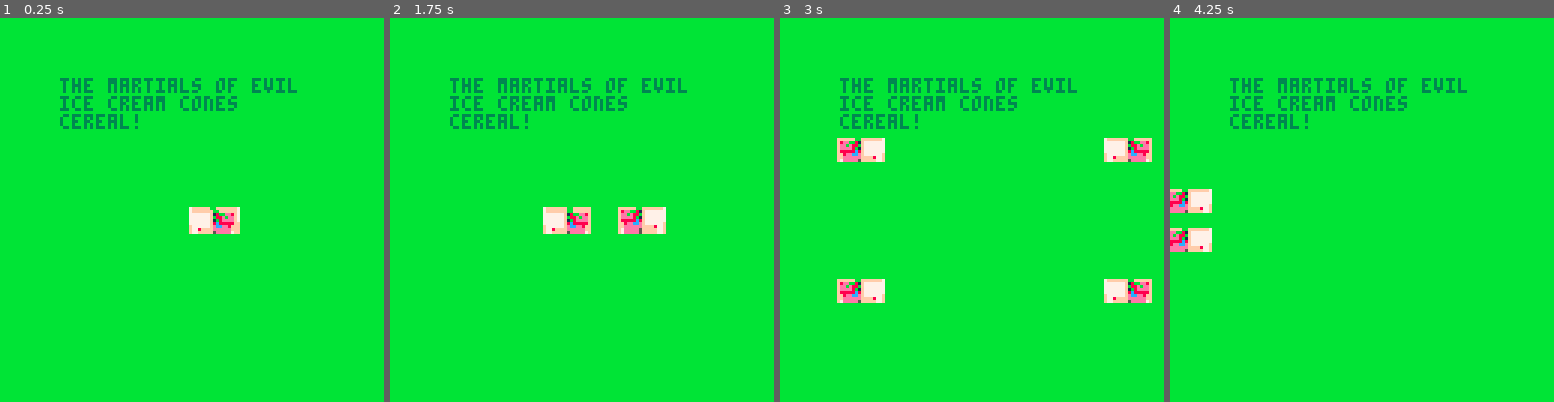
Above: before the commit, frames 1-4 (left to right).
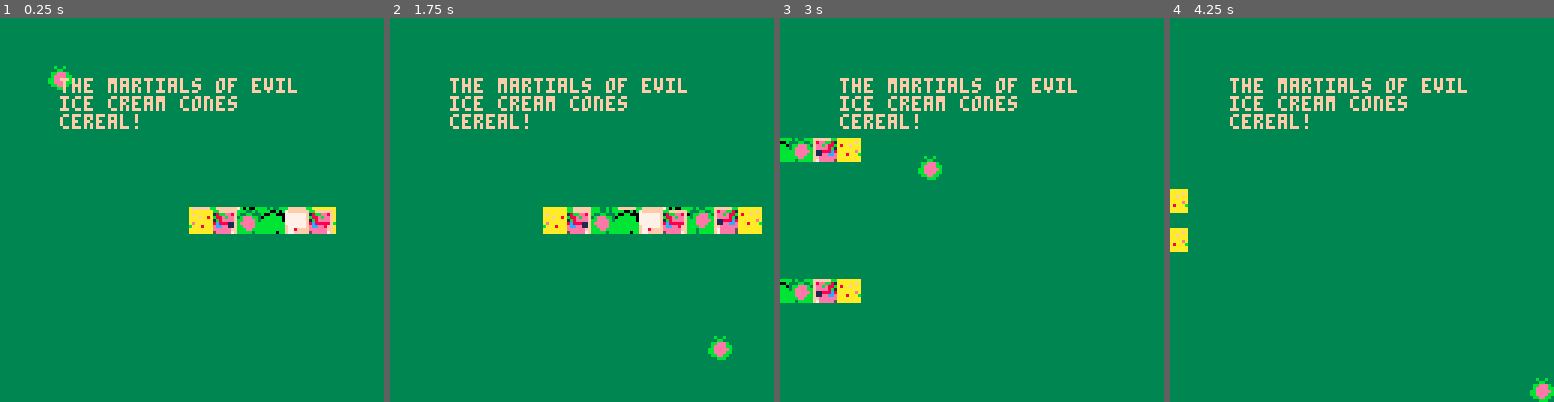
Above: after the commit, the same moments.

Repository: sealgair/pico-everett
Game: PICO-8 cartridge game.p8
Two runs of this game, one before a commit and one after it. Both use one fixed random seed, a clock stepped at 60 frames per second and the inputs below.
Inputs:
- Up to frame 1 (0.25 s): no input
- Up to frame 2 (1.75 s): hold Right from 1.6 s (still down)
- Up to frame 3 (3 s): release Right at 2.1 s; hold Up 2.15-2.42 s; hold Right from 2.47 s (still down)
- Up to frame 4 (4.25 s): release Right at 3.03 s; hold Left 3.08-3.58 s; hold Down 3.63-3.97 s; hold Right from 4.02 s (still down)

The runs differ from the first frame. In frame 1, 99% of the frame differs, in the area x 0-100%, y 0-100%; in frame 2, 98%; in frame 3, 99%; in frame 4, 100%.

Commit message:
add a flying watermelon

Diff:
--- a/game.p8
+++ b/game.p8
@@ -1,48 +1,60 @@
 pico-8 cartridge // http://www.pico-8.com
 version 8
 __lua__
-x=64 y=64
-s=3
+p={x=64, y=64, s=3, l=6}
+w={x=0, y=0, s=2}
 function _update()
- if btn(0) then x-=s end
- if btn(1) then x+=s end
- if btn(2) then y-=s end
- if btn(3) then y+=s end
- if x>127 then x=-8 end
- if x<-8 then x=127 end
- if y>127 then y=-8 end
- if y<-8 then y=127 end
+ if btn(0) then p.x-=p.s end
+ if btn(1) then p.x+=p.s end
+ if btn(2) then p.y-=p.s end
+ if btn(3) then p.y+=p.s end
+ if p.x>127 then p.x=-p.l*8 end
+ if p.x<-p.l*8 then p.x=127 end
+ if p.y>127 then p.y=-p.l*8 end
+ if p.y<-p.l*8 then p.y=127 end
+
+ w.x+=w.s
+ if w.x>127 then w.x=-8 end
+ w.y+=w.s
+ if w.y>127 then w.y=-8 end
 end
 
 function _draw()
- rectfill(0,0,127,127,11)
- spr(1,x,y,2,1)
- spr(1,127-x,127-y,2,1,1)
- spr(1,x,127-y,2,1)
- spr(1,127-x,y,2,1,1)
+ rectfill(0,0,127,127,3)
+
+ --draw trains
+ palt(0, false)
+ spr(1,p.x,p.y,p.l,1)
+ spr(1,127-p.x,127-p.y,p.l,1,1)
+ spr(1,p.x,127-p.y,p.l,1)
+ spr(1,127-p.x,p.y,p.l,1,1)
+ palt()
+ --draw watermelon
+ spr(16,w.x,w.y)
+
  cursor(20,20)
- color(3)
+ color(15)
  print("the martials of evil")
  print("ice cream cones")
  print("cereal!")
 end
 __gfx__
-00000000ffffffbbfffffff700000000000000000000000000000000000000000000000000000000000000000000000000000000000000000000000000000000
-00000000f8eebb81f777777700000000000000000000000000000000000000000000000000000000000000000000000000000000000000000000000000000000
-00700700feebe88bf777777700000000000000000000000000000000000000000000000000000000000000000000000000000000000000000000000000000000
-00077000feeee8b1f777777700000000000000000000000000000000000000000000000000000000000000000000000000000000000000000000000000000000
-00077000f88888c8f777777700000000000000000000000000000000000000000000000000000000000000000000000000000000000000000000000000000000
-00700700ff8eeccef777777f00000000000000000000000000000000000000000000000000000000000000000000000000000000000000000000000000000000
-00000000ffeeeeeeffff877f00000000000000000000000000000000000000000000000000000000000000000000000000000000000000000000000000000000
-00000000f7eeeee5fffff77f00000000000000000000000000000000000000000000000000000000000000000000000000000000000000000000000000000000
-00000000000000000000000000000000000000000000000000000000000000000000000000000000000000000000000000000000000000000000000000000000
-00000000000000000000000000000000000000000000000000000000000000000000000000000000000000000000000000000000000000000000000000000000
-00000000000000000000000000000000000000000000000000000000000000000000000000000000000000000000000000000000000000000000000000000000
-00000000000000000000000000000000000000000000000000000000000000000000000000000000000000000000000000000000000000000000000000000000
-00000000000000000000000000000000000000000000000000000000000000000000000000000000000000000000000000000000000000000000000000000000
-00000000000000000000000000000000000000000000000000000000000000000000000000000000000000000000000000000000000000000000000000000000
-00000000000000000000000000000000000000000000000000000000000000000000000000000000000000000000000000000000000000000000000000000000
-00000000000000000000000000000000000000000000000000000000000000000000000000000000000000000000000000000000000000000000000000000000
+00000000ffffffbbfffffff7b0b00bbbb3b33bbbffffffbbaaaaaaaa000000000000000000000000000000000000000000000000000000000000000000000000
+00000000f8eebb81f7777777000bb00b333bb33bf8eebb81aaaaaafa000000000000000000000000000000000000000000000000000000000000000000000000
+00700700feebe88bf77777770bbbbbb03bbeeeb3feebe88ba8aafaaa000000000000000000000000000000000000000000000000000000000000000000000000
+00077000feeee8b1f77777770bbbbbbb3beeeebbfeeee8b1aaaaaaaa000000000000000000000000000000000000000000000000000000000000000000000000
+00077000f88888c8f7777777bbbbbbbbbbeeeeebf11888c8aaaaaaea000000000000000000000000000000000000000000000000000000000000000000000000
+00700700ff8eeccef777777fbbbbbbbbbbeeeebbf11eecceaaa8aaab000000000000000000000000000000000000000000000000000000000000000000000000
+00000000ffeeeeeeffff877fbbbbbbbbbbbeebbbffeeeeeeaaaaaaaa000000000000000000000000000000000000000000000000000000000000000000000000
+00000000f7eeeee5fffff77fbb0bbbbbbb3bbbbbf7eeeee5aaaaaaaa000000000000000000000000000000000000000000000000000000000000000000000000
+00b33b00000000000000000000000000000000000000000000000000000000000000000000000000000000000000000000000000000000000000000000000000
+033bb330000000000000000000000000000000000000000000000000000000000000000000000000000000000000000000000000000000000000000000000000
+3bbeeeb3000000000000000000000000000000000000000000000000000000000000000000000000000000000000000000000000000000000000000000000000
+3beeeebb000000000000000000000000000000000000000000000000000000000000000000000000000000000000000000000000000000000000000000000000
+bbeeeeeb000000000000000000000000000000000000000000000000000000000000000000000000000000000000000000000000000000000000000000000000
+bbeeeebb000000000000000000000000000000000000000000000000000000000000000000000000000000000000000000000000000000000000000000000000
+0bbeebb0000000000000000000000000000000000000000000000000000000000000000000000000000000000000000000000000000000000000000000000000
+003bbb00000000000000000000000000000000000000000000000000000000000000000000000000000000000000000000000000000000000000000000000000
 00000000000000000000000000000000000000000000000000000000000000000000000000000000000000000000000000000000000000000000000000000000
 00000000000000000000000000000000000000000000000000000000000000000000000000000000000000000000000000000000000000000000000000000000
 00000000000000000000000000000000000000000000000000000000000000000000000000000000000000000000000000000000000000000000000000000000
@@ -162,162 +174,162 @@
 0000000000000000000000010000000000000000000000000000000000000000000000000000000000000000000000000000000000000000000000000000000000000000000000000000000000000000000000000000000000000000000000000000000000000000000000000000000000000000000000000000000000000000
 0000000000000000000000000000000000000000000000000000000000000000000000000000000000000000000000000000000000000000000000000000000000000000000000000000000000000000000000000000000000000000000000000000000000000000000000000000000000000000000000000000000000000000
 0000000000000000000000000000000000000000000000000000000000000000000000000000000000000000000000000000000000000000000000000000000000000000000000000000000000000000000000000000000000000000000000000000000000000000000000000000000000000000000000000000000000000000
-0000000000000000000000000000000000000000000000000000000000000000000000000000000000000000000000000000000000000000000000000000000000000000000000000000000000000000000000000000000000000000000000000000000000000000000000000000000000000000000000000000000000000000
-0000000000000000000000000000000000000000000000000000000000000000000000000000000000000000000000000000000000000000000000000000000000000000000000000000000000000000000000000000000000000000000000000000000000000000000000000000000000000000000000000000000000000000
-0000000000000000000000000000000000000000000000000000000000000000000000000000000000000000000000000000000000000000000000000000000000000000000000000000000000000000000000000000000000000000000000000000000000000000000000000000000000000000000000000000000000000000
-0000000000000000000000000000000000000000000000000000000000000000000000000000000000000000000000000000000000000000000000000000000000000000000000000000000000000000000000000000000000000000000000000000000000000000000000000000000000000000000000000000000000000000
-0000000000000000000000000000000000000000000000000000000000000000000000000000000000000000000000000000000000000000000000000000000000000000000000000000000000000000000000000000000000000000000000000000000000000000000000000000000000000000000000000000000000000000
-0000000000000000000000000000000000000000000000000000000000000000000000000000000000000000000000000000000000000000000000000000000000000000000000000000000000000000000000000000000000000000000000000000000000000000000000000000000000000000000000000000000000000000
-0000000000000000000000000000000000000000000000000000000000000000000000000000000000000000000000000000000000000000000000000000000000000000000000000000000000000000000000000000000000000000000000000000000000000000000000000000000000000000000000000000000000000000
-0000000000000000000000000000000000000000000000000000000000000000000000000000000000000000000000000000000000000000000000000000000000000000000000000000000000000000000000000000000000000000000000000000000000000000000000000000000000000000000000000000000000000000
-0000000000000000000000000000000000000000000000000000000000000000000000000000000000000000000000000000000000000000000000000000000000000000000000000000000000000000000000000000000000000000000000000000000000000000000000000000000000000000000000000000000000000000
-0000000000000000000000000000000000000000000000000000000000000000000000000000000000000000000000000000000000000000000000000000000000000000000000000000000000000000000000000000000000000000000000000000000000000000000000000000000000000000000000000000000000000000
-0000000000000000000000000000000000000000000000000000000000000000000000000000000000000000000000000000000000000000000000000000000000000000000000000000000000000000000000000000000000000000000000000000000000000000000000000000000000000000000000000000000000000000
-0000000000000000000000000000000000000000000000000000000000000000000000000000000000000000000000000000000000000000000000000000000000000000000000000000000000000000000000000000000000000000000000000000000000000000000000000000000000000000000000000000000000000000
-0000000000000000000000000000000000000000000000000000000000000000000000000000000000000000000000000000000000000000000000000000000000000000000000000000000000000000000000000000000000000000000000000000000000000000000000000000000000000000000000000000000000000000
-0000000000000000000000000000000000000000000000000000000000000000000000000000000000000000000000000000000000000000000000000000000000000000000000000000000000000000000000000000000000000000000000000000000000000000000000000000000000000000000000000000000000000000
-0000000000000000000000000000000000000000000000000000000000000000000000000000000000000000000000000000000000000000000000000000000000000000000000000000000000000000000000000000000000000000000000000000000000000000000000000000000000000000000000000000000000000000
-0000000000000000000000000000000000000000000000000000000000000000000000000000000000000000000000000000000000000000000000000000000000000000000000000000000000000000000000000000000000000000000000000000000000000000000000000000000000000000000000000000000000000000
-0000000000000000000000000000000000000000000000000000000000000000000000000000000000000000000000000000000000000000000000000000000000000000000000000000000000000000000000000000000000000000000000000000000000000000000000000000000000000000000000000000000000000000
-0000000000000000000000000000000000000000000000000000000000000000000000000000000000000000000000000000000000000000000000000000000000000000000000000000000000000000000000000000000000000000000000000000000000000000000000000000000000000000000000000000000000000000
-0000000000000000000000000000000000000000000000000000000000000000000000000000000000000000000000000000000000000000000000000000000000000000000000000000000000000000000000000000000000000000000000000000000000000000000000000000000000000000000000000000000000000000
-0000000000000000000000000000000000000000000000000000000000000000000000000000000000000000000000000000000000000000000000000000000000000000000000000000000000000000000000000000000000000000000000000000000000000000000000000000000000000000000000000000000000000000
-0000000000000000000000000000000000000000000000000000000000000000000000000000000000000000000000000000000000000000000000000000000000000000000000000000000000000000000000000000000000000000000000000000000000000000000000000000000000000000000000000000000000000000
-0000000000000000000000000000000000000000000000000000000000000000000000000000000000000000000000000000000000000000000000000000000000000000000000000000000000000000000000000000000000000000000000000000000000000000000000000000000000000000000000000000000000000000
-0000000000000000000000000000000000000000000000000000000000000000000000000000000000000000000000000000000000000000000000000000000000000000000000000000000000000000000000000000000000000000000000000000000000000000000000000000000000000000000000000000000000000000
-0000000000000000000000000000000000000000000000000000000000000000000000000000000000000000000000000000000000000000000000000000000000000000000000000000000000000000000000000000000000000000000000000000000000000000000000000000000000000000000000000000000000000000
-0000000000000000000000000000000000000000000000000000000000000000000000000000000000000000000000000000000000000000000000000000000000000000000000000000000000000000000000000000000000000000000000000000000000000000000000000000000000000000000000000000000000000000
-0000000000000000000000000000000000000000000000000000000000000000000000000000000000000000000000000000000000000000000000000000000000000000000000000000000000000000000000000000000000000000000000000000000000000000000000000000000000000000000000000000000000000000
-0000000000000000000000000000000000000000000000000000000000000000000000000000000000000000000000000000000000000000000000000000000000000000000000000000000000000000000000000000000000000000000000000000000000000000000000000000000000000000000000000000000000000000
-0000000000000000000000000000000000000000000000000000000000000000000000000000000000000000000000000000000000000000000000000000000000000000000000000000000000000000000000000000000000000000000000000000000000000000000000000000000000000000000000000000000000000000
-0000000000000000000000000000000000000000000000000000000000000000000000000000000000000000000000000000000000000000000000000000000000000000000000000000000000000000000000000000000000000000000000000000000000000000000000000000000000000000000000000000000000000000
-…(130 lines of a section not shown)…
+0000000000010000000000000000000000000000000000000000000000000000000000000000000000000000000000000000000000000000000000000000000000000000000000000000000000000000000000000000000000000000000000000000000000000000000000000000000000000000000000000000000000000000
+0000000000010000000000000000000000000000000000000000000000000000000000000000000000000000000000000000000000000000000000000000000000000000000000000000000000000000000000000000000000000000000000000000000000000000000000000000000000000000000000000000000000000000
+0000000000010000000000000000000000000000000000000000000000000000000000000000000000000000000000000000000000000000000000000000000000000000000000000000000000000000000000000000000000000000000000000000000000000000000000000000000000000000000000000000000000000000
+0003030300010101000000000000000000000000000000000000000000000000000000000000000000000000000000000000000000000000000000000000000000000000000000000000000000000000000000000000000000000000000000000000000000000000000000000000000000000000000000000000000000000000
+0303000303030000000000000000000000000000000000000000000000000000000000000000000000000000000000000000000000000000000000000000000000000000000000000000000000000000000000000000000000000000000000000000000000000000000000000000000000000000000000000000000000000000
+0303030303030000000000000000000000000000000000000000000000000000000000000000000000000000000000000000000000000000000000000000000000000000000000000000000000000000000000000000000000000000000000000000000000000000000000000000000000000000000000000000000000000000
+0000000000000000000000000000000000000000000000000000000000000000000000000000000000000000000000000000000000000000000000000000000000000000000000000000000000000000000000000000000000000000000000000000000000000000000000000000000000000000000000000000000000000000
+0000000000000000000000000000000000000000000000000000000000000000000000000000000000000000000000000000000000000000000000000000000000000000000000000000000000000000000000000000000000000000000000000000000000000000000000000000000000000000000000000000000000000000
+0000000000000000000000000000000000000000000000000000000000000000000000000000000000000000000000000000000000000000000000000000000000000000000000000000000000000000000000000000000000000000000000000000000000000000000000000000000000000000000000000000000000000000
+0000000000000000000000000000000000000000000000000000000000000000000000000000000000000000000000000000000000000000000000000000000000000000000000000000000000000000000000000000000000000000000000000000000000000000000000000000000000000000000000000000000000000000
+0000000000000000000000000000000000000000000000000000000000000000000000000000000000000000000000000000000000000000000000000000000000000000000000000000000000000000000000000000000000000000000000000000000000000000000000000000000000000000000000000000000000000000
+0000000000000000000000000000000000000000000000000000000000000000000000000000000000000000000000000000000000000000000000000000000000000000000000000000000000000000000000000000000000000000000000000000000000000000000000000000000000000000000000000000000000000000
+0000000000000000000000000000000000000000000000000000000000000000000000000000000000000000000000000000000000000000000000000000000000000000000000000000000000000000000000000000000000000000000000000000000000000000000000000000000000000000000000000000000000000000
+0000000000000000000000000000000000000000000000000000000000000000000000000000000000000000000000000000000000000000000000000000000000000000000000000000000000000000000000000000000000000000000000000000000000000000000000000000000000000000000000000000000000000000
+0000000000000000000000000000000000000000000000000000000000000000000000000000000000000000000000000000000000000000000000000000000000000000000000000000000000000000000000000000000000000000000000000000000000000000000000000000000000000000000000000000000000000000
+0000000000000000000000000000000000000000000000000000000000000000000000000000000000000000000000000000000000000000000000000000000000000000000000000000000000000000000000000000000000000000000000000000000000000000000000000000000000000000000000000000000000000000
+0000000000000000000000000000000000000000000000000000000000000000000000000000000000000000000000000000000000000000000000000000000000000000000000000000000000000000000000000000000000000000000000000000000000000000000000000000000000000000000000000000000000000000
+0000000000000000000000000000000000000000000000000000000000000000000000000000000000000000000000000000000000000000000000000000000000000000000000000000000000000000000000000000000000000000000000000000000000000000000000000000000000000000000000000000000000000000
+0000000000000000000000000000000000000000000000000000000000000000000000000000000000000000000000000000000000000000000000000000000000000000000000000000000000000000000000000000000000000000000000000000000000000000000000000000000000000000000000000000000000000000
+0000000000000000000000000000000000000000000000000000000000000000000000000000000000000000000000000000000000000000000000000000000000000000000000000000000000000000000000000000000000000000000000000000000000000000000000000000000000000000000000000000000000000000
+0000000000000000000000000000000000000000000000000000000000000000000000000000000000000000000000000000000000000000000000000000000000000000000000000000000000000000000000000000000000000000000000000000000000000000000000000000000000000000000000000000000000000000
+0000000000000000000000000000000000000000000000000000000000000000000000000000000000000000000000000000000000000000000000000000000000000000000000000000000000000000000000000000000000000000000000000000000000000000000000000000000000000000000000000000000000000000
+0000000000000000000000000000000000000000000000000000000000000000000000000000000000000000000000000000000000000000000000000000000000000000000000000000000000000000000000000000000000000000000000000000000000000000000000000000000000000000000000000000000000000000
+0000000000000000000000000000000000000000000000000000000000000000000000000000000000000000000000000000000000000000000000000000000000000000000000000000000000000000000000000000000000000000000000000000000000000000000000000000000000000000000000000000000000000000
+0000000000000000000000000000000000000000000000000000000000000000000000000000000000000000000000000000000000000000000000000000000000000000000000000000000000000000000000000000000000000000000000000000000000000000000000000000000000000000000000000000000000000000
+0000000000000000000000000000000000000000000000000000000000000000000000000000000000000000000000000000000000000000000000000000000000000000000000000000000000000000000000000000000000000000000000000000000000000000000000000000000000000000000000000000000000000000
+0000000000000000000000000000000000000000000000000000000000000000000000000000000000000000000000000000000000000000000000000000000000000000000000000000000000000000000000000000000000000000000000000000000000000000000000000000000000000000000000000000000000000000
+0000000000000000000000000000000000000000000000000000000000000000000000000000000000000000000000000000000000000000000000000000000000000000000000000000000000000000000000000000000000000000000000000000000000000000000000000000000000000000000000000000000000000000
+0000000000000000000000000000000000000000000000000000000000000000000000000000000000000000000000000000000000000000000000000000000000000000000000000000000000000000000000000000000000000000000000000000000000000000000000000000000000000000000000000000000000000000
+…(130 lines of a section not shown)…
